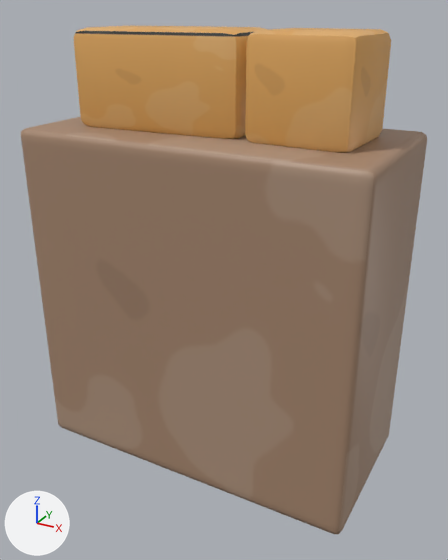
What one commit did to the FBX model Assets/Arts/Envi/Props/Props_Bookshelf_02.fbx.
Camera for both pictures: a camera (50 mm lens) standing at (1.66, -2.98, 2.61) and looking at (0.04, -0.04, 1.14). The lights are fixed; the arrows at lower left show +X, +Y and +Z. The first picture is the older version.

Objects in the first picture: 'Props_Bookshelf_02'.
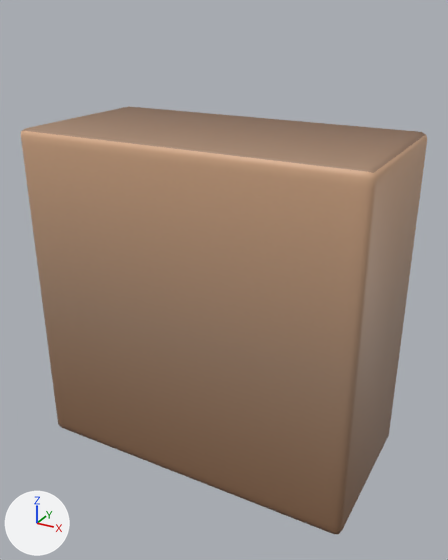
Pixel boxes [x1, y1, x2, y2] of what changed, in the pictures (448 x 560 px):
'Props_Bookshelf_02', surface changed, reshaped (16% shorter)
    before: [21, 25, 427, 534]
    after: [21, 106, 427, 534]
part 1 of me_cube_030, deleted (orange)
    before: [74, 25, 268, 139]
part 2 of me_cube_030, deleted (orange)
    before: [245, 28, 391, 153]
part 3 of me_cube_030, surface changed
    before: [21, 117, 427, 534]
    after: [21, 106, 427, 534]

Edits to the bpy script that builds the scene:
```text
Add img_tex_env_png:
    img_tex_env_png = load_image('Tex_Env.png', '../Texture/Tex_Env.png', 1024, 1024, 'sRGB')
Change mat_tex_env:
    mat_tex_env.texture: img_texture_atlas_environment_png -> img_tex_env_png
Change me_cube_030:
    used by ob_props_bookshelf_02; location = (0.0, 0.0, 0.0)
    remove me_cube_030.from_pydata(...)  # 376 vertices, 362 faces; spans x -1.0..1.0, y -0.5..0.5, z 0.0..2.51
    add me_cube_030.from_pydata(...)  # 264 vertices, 254 faces; spans x -1.0..1.0, y -0.5..0.5, z 0.0..2.0
    me_cube_030 part 1: the loose piece of 56 vertices spanning x -0.79..0.23, y -0.29..0.29, z 1.99..2.51 is deleted
    me_cube_030 part 2: the loose piece of 56 vertices spanning x 0.25..0.82, y -0.27..0.27, z 1.99..2.51 is deleted
    me_cube_030 part 3: 254 kept faces spanning x -1.0..1.0, y -0.5..0.5, z 0.0..2.0 get new texture (UV) coordinates
```
